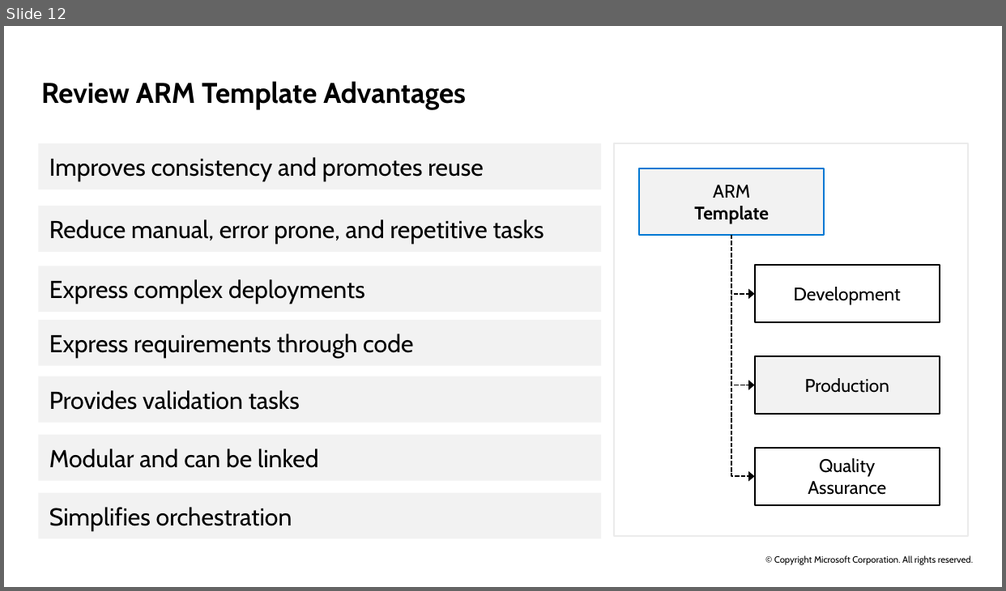
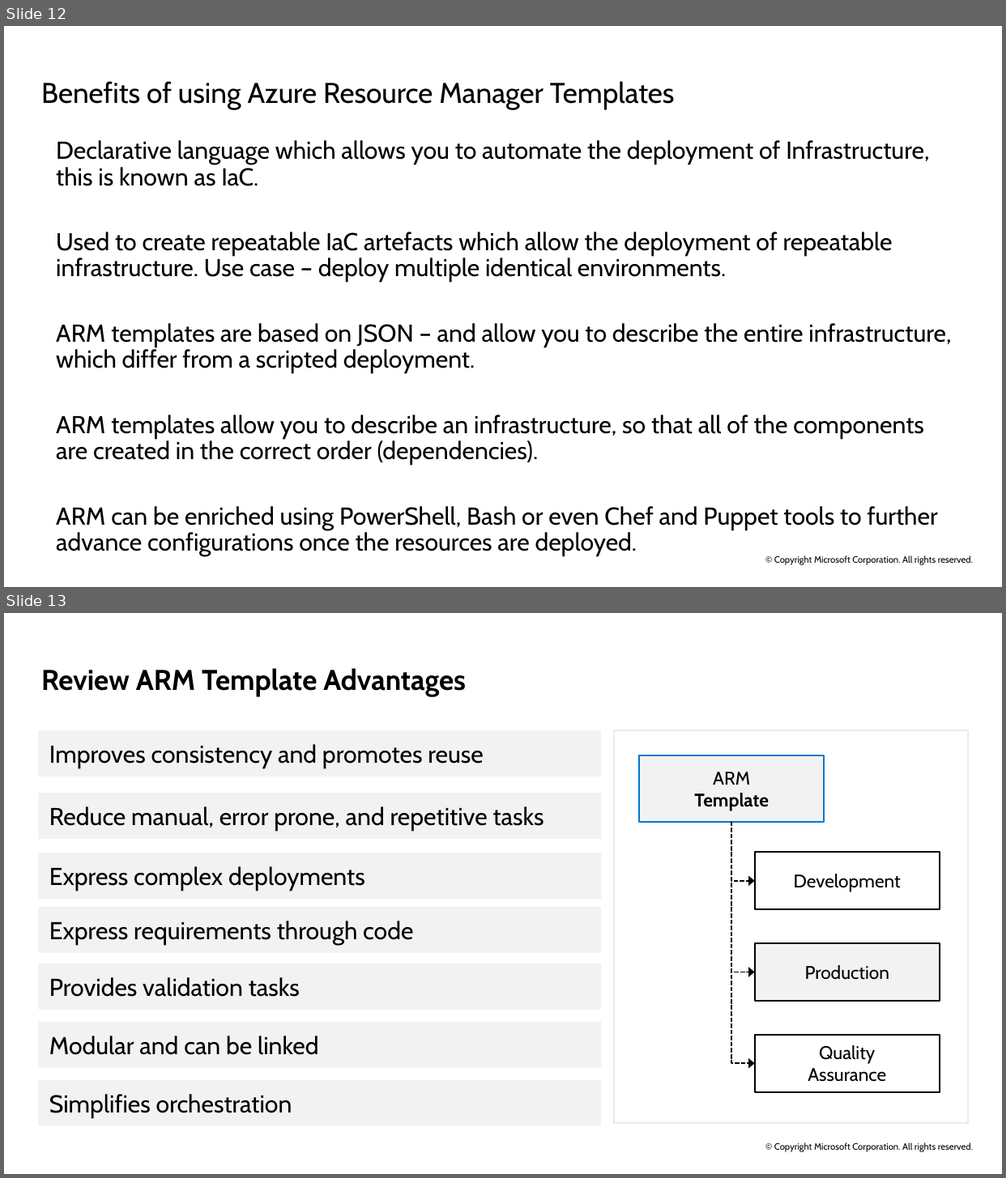
Before and after one commit to ryanpbetts/az-104-material, a slide deck: Slides/AZ-104T00A-ENU-PowerPoint_03 - done.pptx. Shown one above the other, each under a label of ours: slide 12 before the commit, slides 12 and 13 after it. The pictures are 1006x591 and 1006x1178 pixels, drawn with LibreOffice and Linux fonts; fonts in the diff are those of the drawing. Boxes give left, top, right and bottom in pixels: in the first picture for what was removed or moved away, otherwise in the second. Text is boxed around its words. In the diff, an @@ line names an element or a change of style, - is before the commit and + after.

```diff
--- a/Slides/AZ-104T00A-ENU-PowerPoint_03 - done.pptx
+++ b/Slides/AZ-104T00A-ENU-PowerPoint_03 - done.pptx
@@ slide 12 added at (4, 26, 1002, 587), background #FFFFFF; not listed: 1 template element that a slide beside it also shows @@
@@ title added at (41, 81, 675, 110), 28 pt, text #000000 @@
+Benefits of using Azure Resource Manager Templates
@@ text added at (56, 140, 951, 557), 24 pt, text #000000 @@
+Declarative language which allows you to automate the deployment of Infrastructure, this is known as IaC.
+Used to create repeatable IaC artefacts which allow the deployment of repeatable infrastructure. Use case – deploy multiple identical environments.
+ARM templates are based on JSON – and allow you to describe the entire infrastructure, which differ from a scripted deployment.
+ARM templates allow you to describe an infrastructure, so that all of the components are created in the correct order (dependencies).
+ARM can be enriched using PowerShell, Bash or even Chef and Puppet tools to further advance configurations once the resources are deployed.
@@ what was slide 12 is now slide 13 @@
```
Also in this commit, not shown: 2 other slides added, 13 other files.
